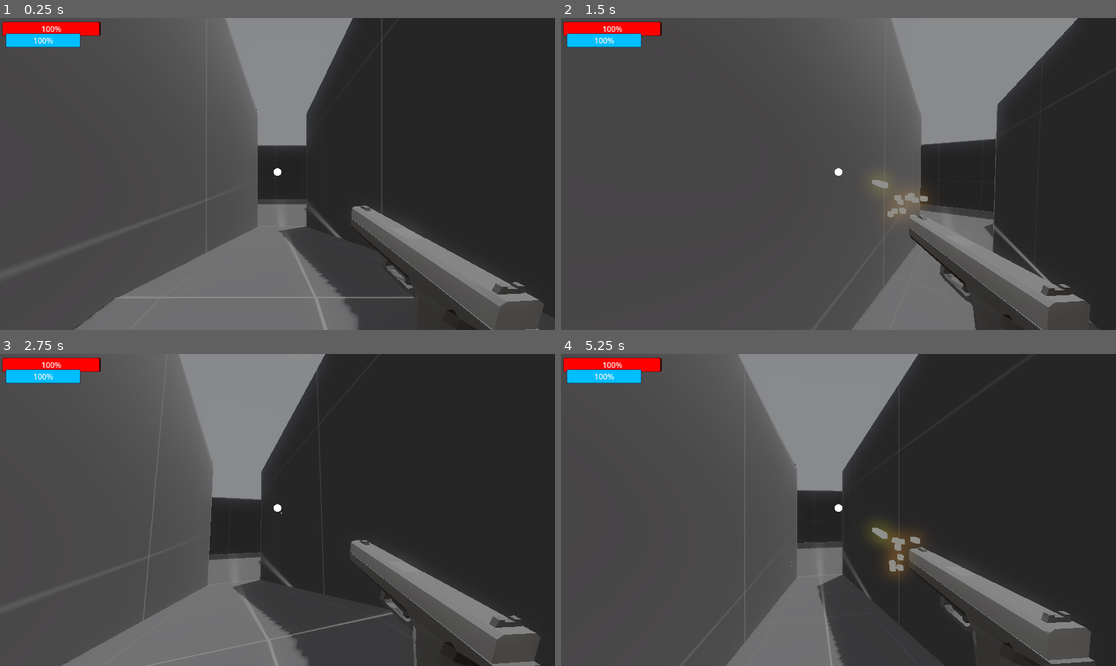
Above: before the commit, frames 1-4 (two rows, left to right).
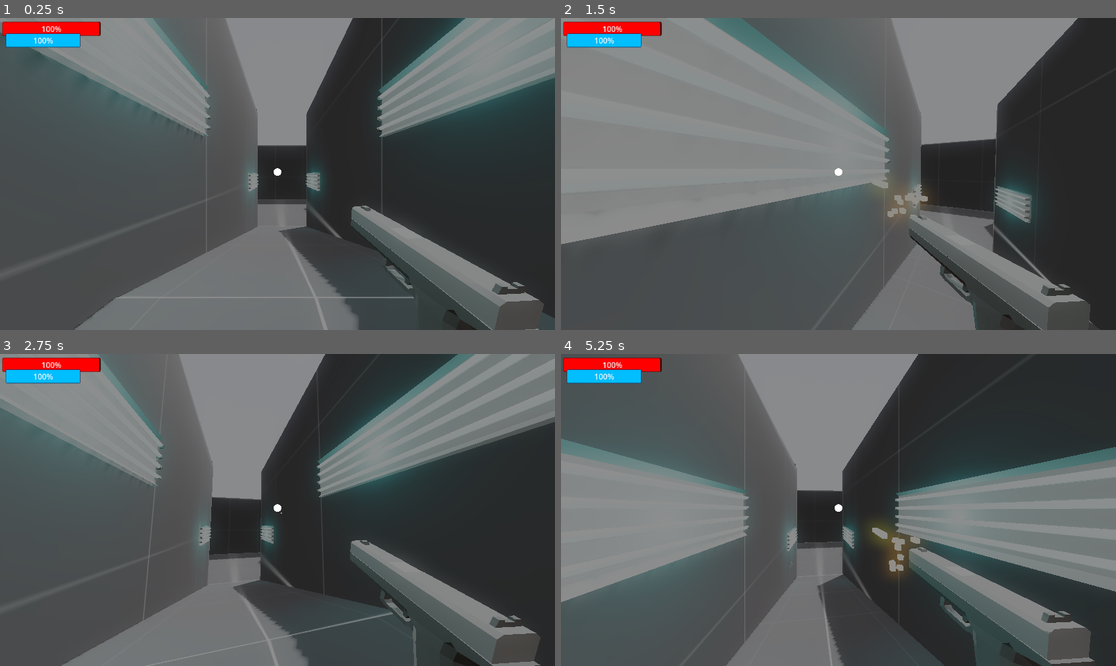
Above: after the commit, the same moments.

Repository: OliverSkogsrud/shooter-main
Game: Godot game, scene res://Scenes/level_2.tscn
The game is run twice, just before and just after one commit, with the same random seed, the same clock (stepped at 60 frames per second) and the same inputs. This scene is started directly instead of the project's main scene. A sky picture missing from this copy of the repository is replaced by a grey-blue gradient.
Inputs (mouse positions are in pixels of both pictures, inside the frame that each line leads up to):
- Up to frame 1 (0.25 s): no input
- Up to frame 2 (1.5 s): tap Enter (ui_accept) at 0.5, 0.77 s; move the mouse to (866, 174) at 0.52 s; tap E (E) at 0.6 s; click (866, 174) at 0.67 s; tap A (a) at 0.8, 1.35 s; move the mouse to (810, 174) at 1.27 s; click (810, 174) at 1.42 s
- Up to frame 3 (2.75 s): tap Enter (ui_accept) at 1.52 s; tap D (d) at 1.55, 2.1 s; move the mouse to (288, 503) at 2.02 s; click (288, 503) at 2.17 s; tap S (s) at 2.3 s
- Up to frame 4 (5.25 s): move the mouse to (832, 516) at 2.77 s; tap S (s) at 2.85 s; click (832, 516) at 2.92 s; tap Enter (ui_accept) at 3.02, 3.77, 4.52 s; tap E (E) at 3.05, 3.6 s; move the mouse to (877, 513) at 3.52 s; click (877, 513) at 3.67 s; tap A (a) at 3.8, 4.35 s; move the mouse to (794, 506) at 4.27 s; click (794, 506) at 4.42 s; tap D (d) at 4.55, 5.1 s; move the mouse to (844, 510) at 5.02 s; click (844, 510) at 5.17 s

The runs differ from the first frame. In frame 1, 15% of the frame differs, in the area x 0-100%, y 0-58%; in frame 2, 32%, in the area x 0-86%, y 0-73%; in frame 3, 18%; in frame 4, 25%.

Commit message:
more work on level 2

Diff:
--- a/Scenes/level_2.tscn
+++ b/Scenes/level_2.tscn
@@ -82,6 +82,15 @@
 [node name="blackCube23" parent="BlackCubes" instance=ExtResource("1_gedqe")]
 transform = Transform3D(-5.92923e-07, -0.916936, 3.06765e-07, 0, -4.00806e-08, -7.01796, 13.5645, -4.00805e-08, 1.34091e-14, 73.1774, 10.4654, -25.4689)
 
+[node name="blackCube24" parent="BlackCubes" instance=ExtResource("1_gedqe")]
+transform = Transform3D(-1.53075e-06, -0.916936, 3.06765e-07, 0, -4.00806e-08, -7.01796, 35.0195, -4.00805e-08, 1.34091e-14, 59.52, 13.436, -25.4689)
+
+[node name="blackCube25" parent="BlackCubes" instance=ExtResource("1_gedqe")]
+transform = Transform3D(-6.64188e-07, -0.916936, 3.06765e-07, 0, -4.00806e-08, -7.01796, 15.1949, -4.00805e-08, 1.34091e-14, 59.52, 8.6843, -38.37)
+
+[node name="blackCube26" parent="BlackCubes" instance=ExtResource("1_gedqe")]
+transform = Transform3D(-6.64188e-07, -0.916936, 3.06765e-07, 0, -4.00806e-08, -7.01796, 15.1949, -4.00805e-08, 1.34091e-14, 59.52, 8.6843, -14.9113)
+
 [node name="blackCube21" parent="BlackCubes" instance=ExtResource("1_gedqe")]
 transform = Transform3D(28.2909, 0, 0, 0, -7.7544e-09, -5.07725, 0, 0.1774, -2.21934e-07, 73.1774, 7.32496, -22.427)
 
@@ -122,7 +131,7 @@
 transform = Transform3D(3.68434e-14, 7.7544e-09, -7.29845, 19.2828, -7.7544e-09, 0, -8.42879e-07, -0.1774, -3.19026e-07, 6.30525, -2.50578, -17.5498)
 
 [node name="blackCube11" parent="BlackCubes" instance=ExtResource("1_gedqe")]
-transform = Transform3D(16.6994, -0.0887, 9.81559e-22, 9.64141, 0.153633, 5.66703e-22, -6.85063e-14, 0, 7.29845, 17.9073, 0.79701, -23.419)
+transform = Transform3D(20.715, -0.0763858, 9.81559e-22, 11.9598, 0.132304, 5.66703e-22, -8.49794e-14, 0, 7.29845, 15.8241, -0.365658, -23.4423)
 
 [node name="blackCube6" parent="BlackCubes" instance=ExtResource("1_gedqe")]
 transform = Transform3D(3.68434e-14, 7.7544e-09, 6.76467, 19.2828, -7.7544e-09, 0, 8.42879e-07, 0.1774, -2.95693e-07, 0.370271, -1.00871, 2.51086)
@@ -137,6 +146,18 @@
 
 [node name="Light" parent="Lights" instance=ExtResource("3_psjv7")]
 transform = Transform3D(-1, 8.74228e-08, -3.82137e-15, 0, -4.37114e-08, -1, -8.74228e-08, -1, 4.37114e-08, 68.2771, 7.02213, -30.5997)
+
+[node name="Light7" parent="Lights" instance=ExtResource("3_psjv7")]
+transform = Transform3D(-4.37114e-08, -1, 4.37114e-08, 0, -4.37114e-08, -1, 1, -4.37114e-08, 1.91068e-15, -2.45651, 2.7798, -5.1559)
+
+[node name="Light8" parent="Lights" instance=ExtResource("3_psjv7")]
+transform = Transform3D(1.31134e-07, 1, -4.37114e-08, 0, -4.37114e-08, -1, -1, 1.31134e-07, -5.73206e-15, 2.44109, 2.7798, -0.590761)
+
+[node name="Light9" parent="Lights" instance=ExtResource("3_psjv7")]
+transform = Transform3D(-4.37114e-08, -1, 4.37114e-08, 0, -4.37114e-08, -1, 1, -4.37114e-08, 1.91068e-15, -2.45651, 0.459427, -16.4831)
+
+[node name="Light10" parent="Lights" instance=ExtResource("3_psjv7")]
+transform = Transform3D(1.31134e-07, 1, -4.37114e-08, 0, -4.37114e-08, -1, -1, 1.31134e-07, -5.73206e-15, 2.44109, 0.459427, -11.918)
 
 [node name="Light2" parent="Lights" instance=ExtResource("3_psjv7")]
 transform = Transform3D(1, 0, 0, 0, -4.37114e-08, -1, 0, 1, -4.37114e-08, 64, 7.02213, -22.6236)
